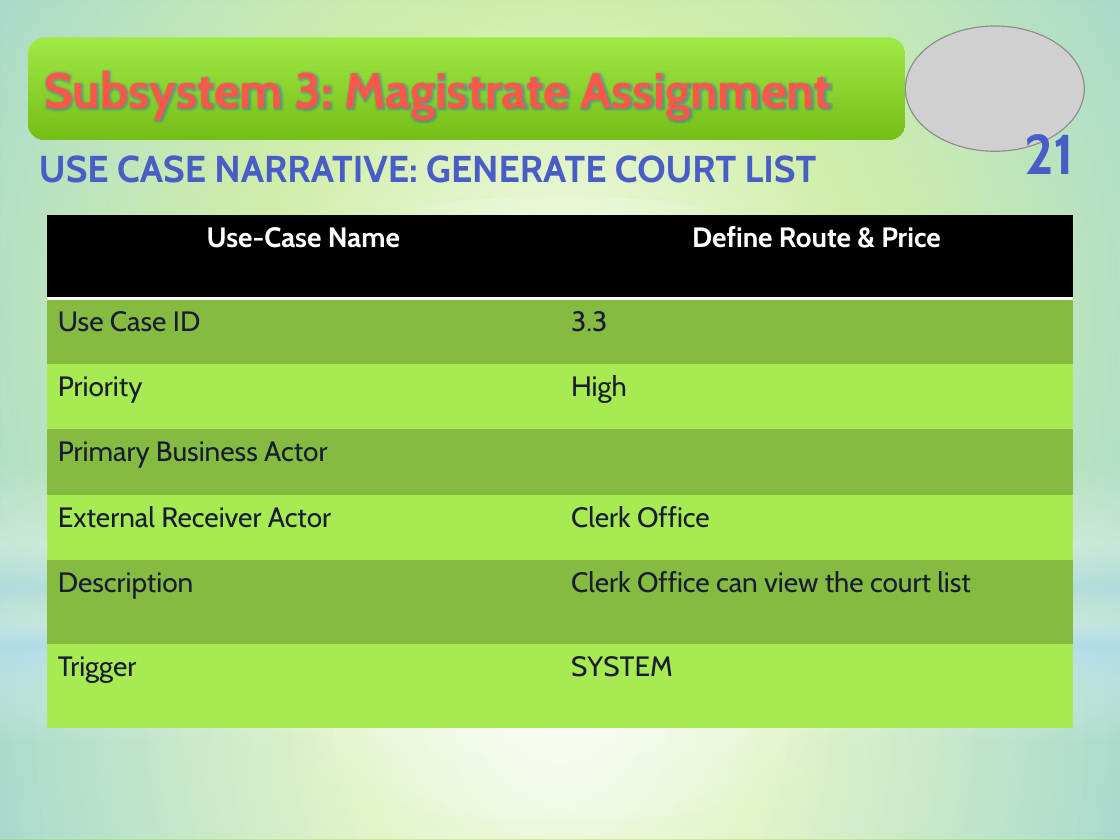
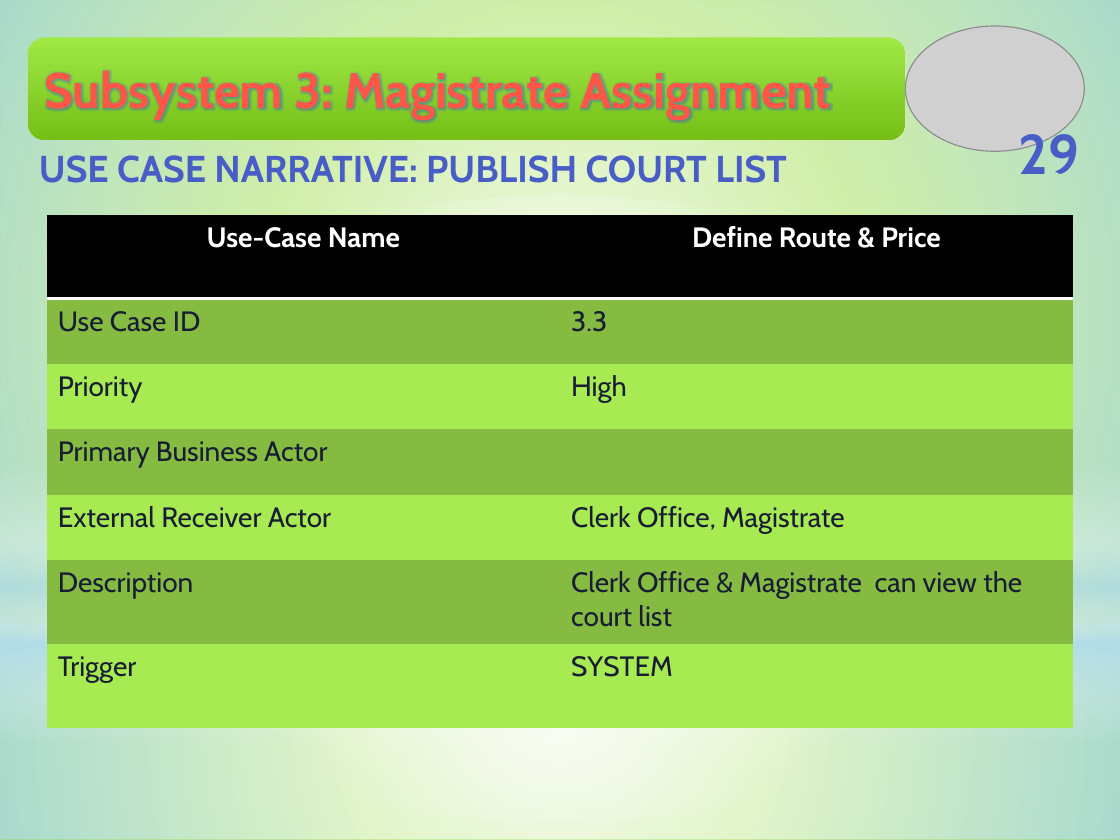
Before and after one commit to Touhid18/CSE308-Management_of_Judicial_System-1005009_1005014_1005018_1005023_1005029, a slide deck: slide 29 of final/2_Use_Case.pptx (slide 21 before the commit). Drawn at 1120x840 pixels with LibreOffice and Linux fonts; fonts in the diff are those of the drawing; grey boxes stand for pictures. Boxes give left, top, right and bottom in pixels: in the first picture for what was removed or moved away, otherwise in the second. Text is boxed around its words. In the diff, an @@ line names an element or a change of style, - is before the commit and + after.

```diff
--- a/final/2_Use_Case.pptx
+++ b/final/2_Use_Case.pptx
@@ page number at <box>1019,126,1080,174</box>: text changed @@
-21
+29
@@ text at <box>39,155,787,183</box>: text changed @@
-USE CASE NARRATIVE: GENERATE COURT LIST
+USE CASE NARRATIVE: PUBLISH COURT LIST
@@ table at <box>47,215,1073,728</box> @@
-row 5, column 2: Clerk Office
+row 5, column 2: Clerk Office, Magistrate
-row 6, column 2: Clerk Office can view the court list
+row 6, column 2: Clerk Office & Magistrate can view the court list
```
Also in this commit, not shown: 6 other slides changed, 17 slides added, 1 slide removed, 7 other files.
